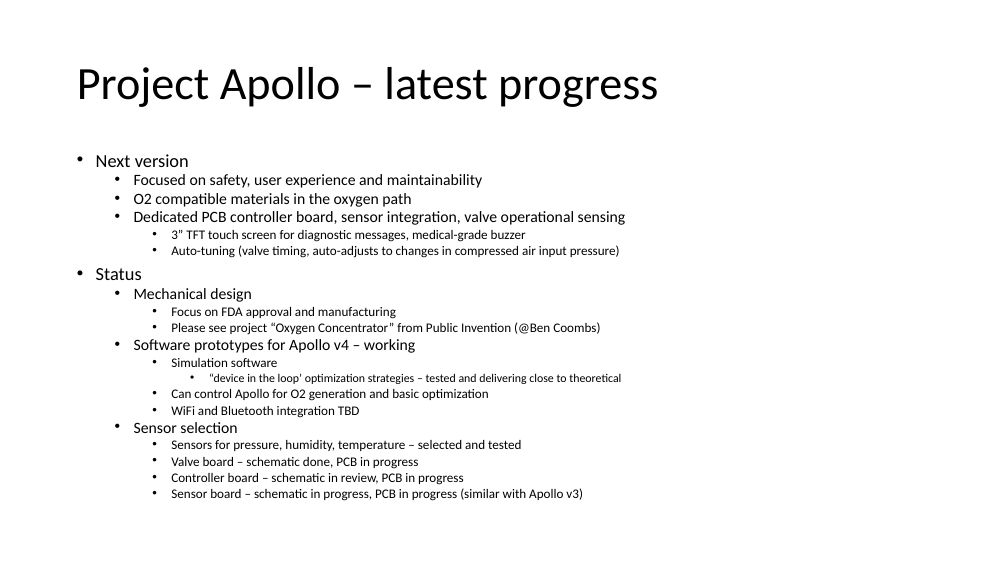
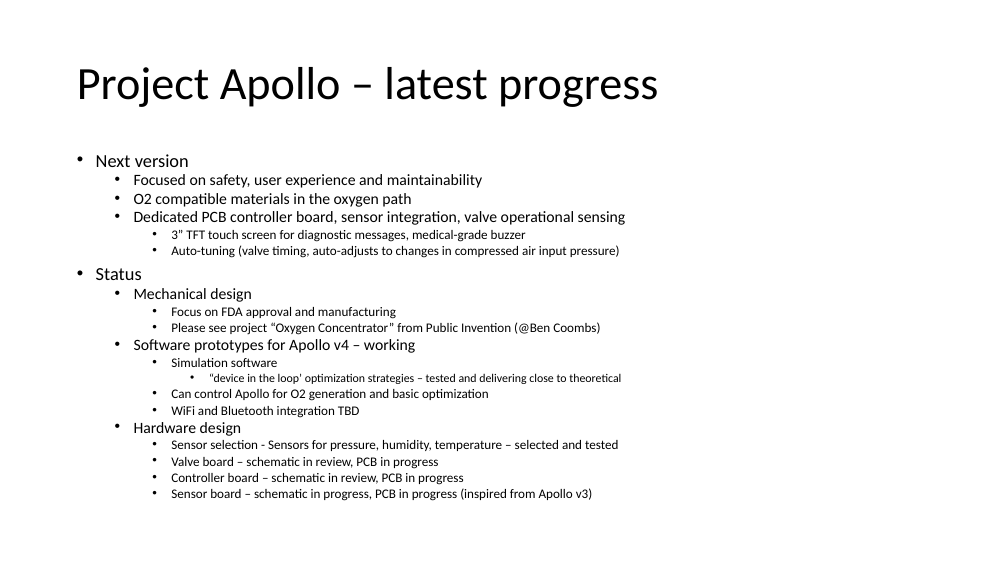
Before and after one commit to oxycon/ProjectApollo, a slide deck: slide 2 of docs/Project Apollo - v06.pptx. Drawn at 1008x567 pixels with LibreOffice and Linux fonts; fonts in the diff are those of the drawing. Boxes give left, top, right and bottom in pixels: in the first picture for what was removed or moved away, otherwise in the second. Text is boxed around its words. In the diff, an @@ line names an element or a change of style, - is before the commit and + after.

Commit message:
add Apollo v4 docs/presentation for COSMIC meeting 5

```diff
--- a/docs/Project Apollo - v06.pptx
+++ b/docs/Project Apollo - v06.pptx
@@ text at [134,422,618,469]: text changed @@
-  • Sensor selection
-    • Sensors for pressure, humidity, temperature – selected and tested
-    • Valve board – schematic done, PCB in progress
+  • Hardware design
+    • Sensor selection - Sensors for pressure, humidity, temperature – selected and tested
+    • Valve board – schematic in review, PCB in progress
@@ text at [171,488,593,501]: text changed @@
-    • Sensor board – schematic in progress, PCB in progress (similar with Apollo v3)
+    • Sensor board – schematic in progress, PCB in progress (inspired from Apollo v3)
```
Also in this commit, not shown: 1 other slide changed, 1 other file.
